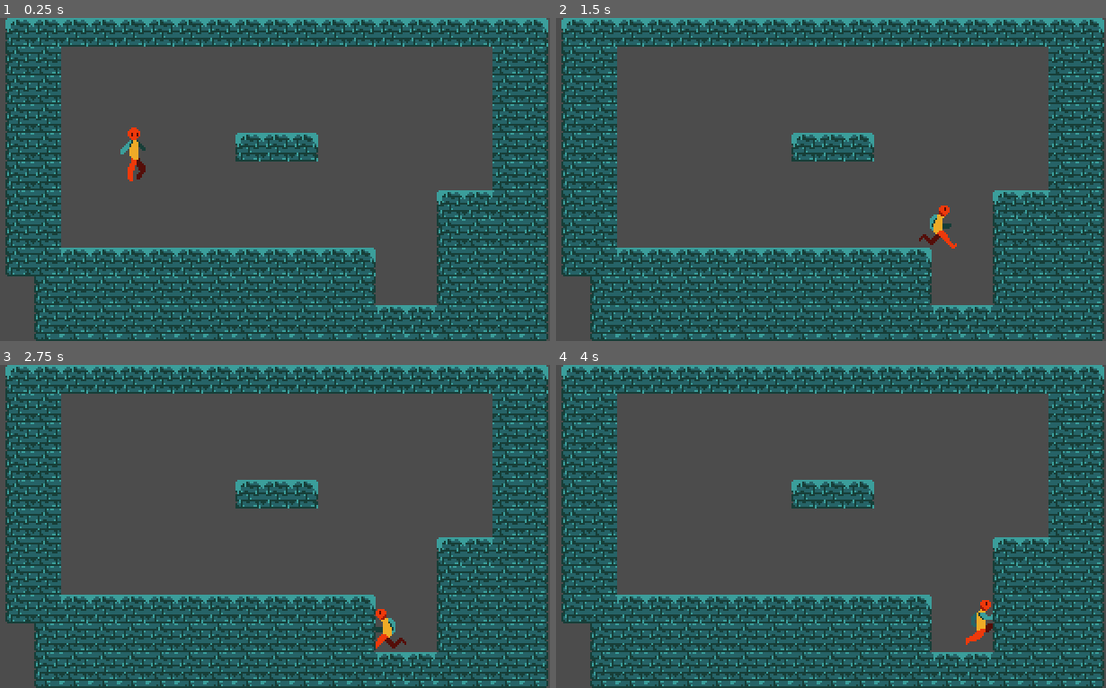
Above: before the commit, frames 1-4 (two rows, left to right).
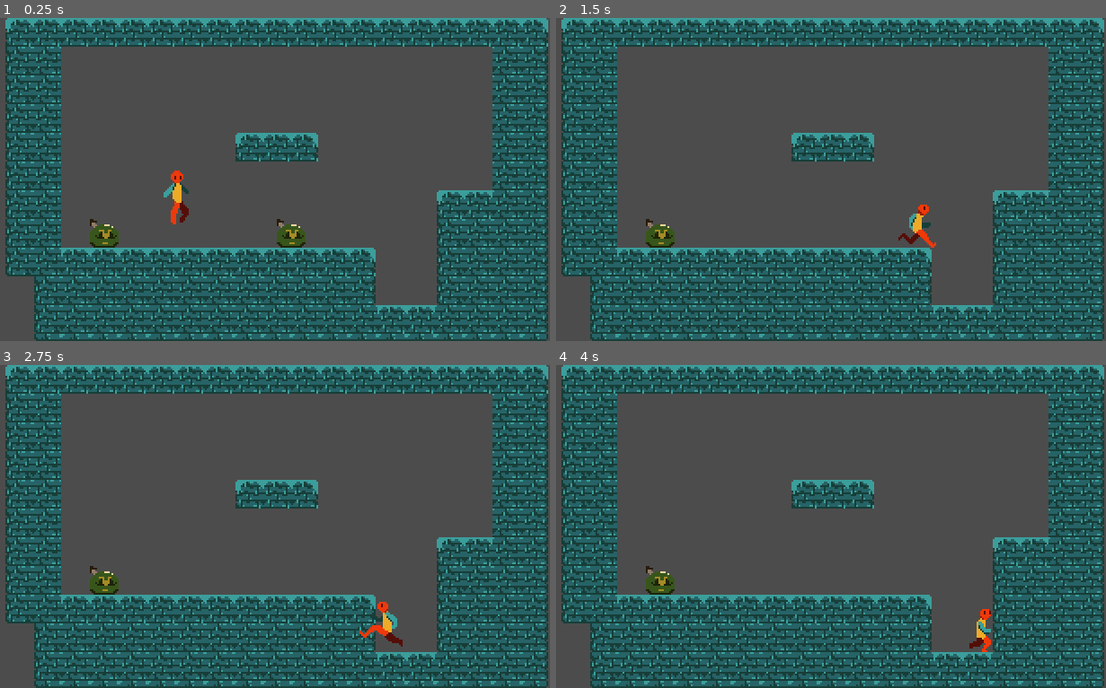
Above: after the commit, the same moments.

Repository: TheCursedMerchant/BlackBand
Game: Godot game, scene res://Scenes/World.tscn
The game is run twice, just before and just after one commit, with the same random seed, the same clock (stepped at 60 frames per second) and the same inputs.
Inputs:
- Up to frame 1 (0.25 s): no input
- Up to frame 2 (1.5 s): tap Enter (ui_accept) at 0.5, 0.6, 0.77, 1.07, 1.35 s; hold Right (ui_right) from 0.53 s (still down)
- Up to frame 3 (2.75 s): tap Enter (ui_accept) at 1.52, 1.82, 2.1 s; release Right (ui_right) at 2.03 s; hold Left (ui_left) from 2.03 s (still down)
- Up to frame 4 (4 s): release Left (ui_left) at 2.78 s; hold Right (ui_right) from 2.78 s (still down); tap Enter (ui_accept) at 2.85, 3.02, 3.32, 3.6, 3.77 s

The runs differ from the first frame. In frame 1, 1.4% of the frame differs, in the area x 16-56%, y 33-72%; in frame 2, 1.0%; in frame 3, 0.7%; in frame 4, 0.8%.

Commit message:
Added in shooting and an enemy that can be killed

Diff:
--- /dev/null
+++ b/BB_Project/Projectile.gd
@@ -0,0 +1,32 @@
+extends Area2D
+
+var speed = 200
+var damage = 5
+var creator = null
+
+func _process(delta):
+	var speed_x = 1
+	var speed_y = 0
+	var motion = Vector2(speed_x, speed_y) * speed
+	position += motion * delta
+
+func get_speed():
+	return speed
+
+func set_speed(var s):
+	speed = s
+
+func _on_VisibilityNotifier2D_screen_exited():
+	queue_free()
+
+func _on_Projectile_area_entered(area):
+	queue_free()
+	area.queue_free()
+
+
+func _on_Projectile_body_entered(body):
+	if(body != creator):
+		if(body.get("TYPE") == "ENEMY"):
+			body.currentHealth -= damage
+			print(str(body.currentHealth))
+		queue_free()
--- /dev/null
+++ b/BB_Project/Scenes/Player.tscn
@@ -0,0 +1,78 @@
+[gd_scene load_steps=17 format=2]
+
+[ext_resource path="res://Scripts/Player.gd" type="Script" id=1]
+[ext_resource path="res://Art Assets/Dummy-Animations/dummy-character.png" type="Texture" id=2]
+[ext_resource path="res://Art Assets/Dummy-Animations/dummy-walk-cycle1.png" type="Texture" id=3]
+[ext_resource path="res://Art Assets/Dummy-Animations/dummy-walk-cycle2.png" type="Texture" id=4]
+[ext_resource path="res://Art Assets/Dummy-Animations/dummy-walk-cycle3.png" type="Texture" id=5]
+[ext_resource path="res://Art Assets/Dummy-Animations/dummy-walk-cycle4.png" type="Texture" id=6]
+[ext_resource path="res://Art Assets/Dummy-Animations/dummy-walk-cycle5.png" type="Texture" id=7]
+[ext_resource path="res://Art Assets/Dummy-Animations/dummy-walk-cycle6.png" type="Texture" id=8]
+[ext_resource path="res://Art Assets/Dummy-Animations/dummy-walk-cycle7.png" type="Texture" id=9]
+[ext_resource path="res://Art Assets/Dummy-Animations/dummy-walk-cycle8.png" type="Texture" id=10]
+[ext_resource path="res://Art Assets/Dummy-Animations/dummy-jump2.png" type="Texture" id=11]
+[ext_resource path="res://Art Assets/Dummy-Animations/dummy-jump3.png" type="Texture" id=12]
+[ext_resource path="res://Art Assets/Dummy-Animations/dummy-jump4.png" type="Texture" id=13]
+[ext_resource path="res://Art Assets/Dummy-Animations/dummy-jump5.png" type="Texture" id=14]
+
+[sub_resource type="SpriteFrames" id=1]
+
+animations = [ {
+"frames": [ ExtResource( 2 ) ],
+"loop": true,
+"name": "Idle",
+"speed": 5.0
+}, {
+"frames": [ ExtResource( 3 ), ExtResource( 4 ), ExtResource( 5 ), ExtResource( 6 ), ExtResource( 7 ), ExtResource( 8 ), ExtResource( 9 ), ExtResource( 10 ) ],
+"loop": true,
+"name": "Run",
+"speed": 15.0
+}, {
+"frames": [ ExtResource( 11 ), ExtResource( 12 ) ],
+"loop": false,
+"name": "Jump",
+"speed": 5.0
+}, {
+"frames": [ ExtResource( 13 ), ExtResource( 14 ) ],
+"loop": false,
+"name": "Fall",
+"speed": 5.0
+} ]
+_sections_unfolded = [ "Resource" ]
+
+[sub_resource type="CapsuleShape2D" id=2]
+
+custom_solver_bias = 0.0
+radius = 4.0
+height = 22.0
+
+[node name="Player" type="KinematicBody2D"]
+
+input_pickable = false
+collision_layer = 1
+collision_mask = 1
+collision/safe_margin = 0.08
+script = ExtResource( 1 )
+_sections_unfolded = [ "Transform" ]
+
+[node name="Sprite" type="AnimatedSprite" parent="." index="0"]
+
+frames = SubResource( 1 )
+animation = "Idle"
+__meta__ = {
+"_edit_lock_": true
+}
+
+[node name="CollisionShape2D" type="CollisionShape2D" parent="." index="1"]
+
+position = Vector2( 0, 1 )
+shape = SubResource( 2 )
+_sections_unfolded = [ "Transform" ]
+__meta__ = {
+"_edit_lock_": true
+}
+
+[node name="Position2D" type="Position2D" parent="." index="2"]
+
+scale = Vector2( 0.9, 1 )
+_sections_unfolded = [ "Transform" ]
--- /dev/null
+++ b/BB_Project/Scenes/Slime.gd
@@ -0,0 +1,17 @@
+extends KinematicBody2D
+
+#Constant Statistics
+const MAX_HEALTH = 10
+const TYPE = "ENEMY"
+
+#Initialize health
+var currentHealth = MAX_HEALTH
+
+func _ready():
+	# Called when the node is added to the scene for the first time.
+	# Initialization here
+	pass
+
+func _physics_process(delta):
+	if(currentHealth <= 0):
+		queue_free()
--- /dev/null
+++ b/BB_Project/Scenes/Slime.tscn
@@ -0,0 +1,25 @@
+[gd_scene load_steps=4 format=2]
+
+[ext_resource path="res://Scenes/Slime.gd" type="Script" id=1]
+[ext_resource path="res://Art Assets/slime-enemy.png" type="Texture" id=2]
+
+[sub_resource type="RectangleShape2D" id=1]
+
+custom_solver_bias = 0.0
+extents = Vector2( 8, 8 )
+
+[node name="Slime" type="KinematicBody2D"]
+
+input_pickable = false
+collision_layer = 1
+collision_mask = 1
+collision/safe_margin = 0.08
+script = ExtResource( 1 )
+
+[node name="Sprite" type="Sprite" parent="." index="0"]
+
+texture = ExtResource( 2 )
+
+[node name="CollisionShape2D" type="CollisionShape2D" parent="." index="1"]
+
+shape = SubResource( 1 )
--- a/BB_Project/Scenes/SnowBrickTiles.tscn
+++ b/BB_Project/Scenes/SnowBrickTiles.tscn
@@ -11,7 +11,6 @@
 
 [node name="0" type="Sprite" parent="." index="0"]
 
-editor/display_folded = true
 texture = ExtResource( 1 )
 centered = false
 region_enabled = true
@@ -23,7 +22,6 @@
 
 [node name="StaticBody2D" type="StaticBody2D" parent="0" index="0"]
 
-editor/display_folded = true
 input_pickable = false
 collision_layer = 1
 collision_mask = 1
--- a/BB_Project/Scenes/World.tscn
+++ b/BB_Project/Scenes/World.tscn
@@ -1,84 +1,15 @@
-[gd_scene load_steps=18 format=2]
+[gd_scene load_steps=4 format=2]
 
-[ext_resource path="res://Scripts/Player.gd" type="Script" id=1]
-[ext_resource path="res://Art Assets/Dummy-Animations/dummy-character.png" type="Texture" id=2]
-[ext_resource path="res://Art Assets/Dummy-Animations/dummy-walk-cycle1.png" type="Texture" id=3]
-[ext_resource path="res://Art Assets/Dummy-Animations/dummy-walk-cycle2.png" type="Texture" id=4]
-[ext_resource path="res://Art Assets/Dummy-Animations/dummy-walk-cycle3.png" type="Texture" id=5]
-[ext_resource path="res://Art Assets/Dummy-Animations/dummy-walk-cycle4.png" type="Texture" id=6]
-[ext_resource path="res://Art Assets/Dummy-Animations/dummy-walk-cycle5.png" type="Texture" id=7]
-[ext_resource path="res://Art Assets/Dummy-Animations/dummy-walk-cycle6.png" type="Texture" id=8]
-[ext_resource path="res://Art Assets/Dummy-Animations/dummy-walk-cycle7.png" type="Texture" id=9]
-[ext_resource path="res://Art Assets/Dummy-Animations/dummy-walk-cycle8.png" type="Texture" id=10]
-[ext_resource path="res://Art Assets/Dummy-Animations/dummy-jump4.png" type="Texture" id=11]
-[ext_resource path="res://Art Assets/Dummy-Animations/dummy-jump5.png" type="Texture" id=12]
-[ext_resource path="res://Art Assets/Dummy-Animations/dummy-jump2.png" type="Texture" id=13]
-[ext_resource path="res://Art Assets/Dummy-Animations/dummy-jump3.png" type="Texture" id=14]
-[ext_resource path="res://Art Assets/Tilesets/SnowBrickTiles.tres" type="TileSet" id=15]
+[ext_resource path="res://Art Assets/Tilesets/SnowBrickTiles.tres" type="TileSet" id=1]
+[ext_resource path="res://Scenes/Player.tscn" type="PackedScene" id=2]
+[ext_resource path="res://Scenes/Slime.tscn" type="PackedScene" id=3]
 
-[sub_resource type="SpriteFrames" id=1]
+[node name="World" type="Node"]
 
-animations = [ {
-"frames": [ ExtResource( 2 ) ],
-"loop": true,
-"name": "Idle",
-"speed": 5.0
-}, {
-"frames": [ ExtResource( 3 ), ExtResource( 4 ), ExtResource( 5 ), ExtResource( 6 ), ExtResource( 7 ), ExtResource( 8 ), ExtResource( 9 ), ExtResource( 10 ) ],
-"loop": true,
-"name": "Run",
-"speed": 15.0
-}, {
-"frames": [ ExtResource( 11 ), ExtResource( 12 ) ],
-"loop": false,
-"name": "Fall",
-"speed": 5.0
-}, {
-"frames": [ ExtResource( 13 ), ExtResource( 14 ) ],
-"loop": false,
-"name": "Jump",
-"speed": 5.0
-} ]
-_sections_unfolded = [ "Resource" ]
-
-[sub_resource type="CapsuleShape2D" id=2]
-
-custom_solver_bias = 0.0
-radius = 4.0
-height = 22.0
-
-[node name="World" type="Node" index="0"]
-
-[node name="Player" type="KinematicBody2D" parent="." index="0"]
-
-position = Vector2( 88, 56 )
-input_pickable = false
-collision_layer = 1
-collision_mask = 1
-collision/safe_margin = 0.08
-script = ExtResource( 1 )
-
-[node name="Sprite" type="AnimatedSprite" parent="Player" index="0"]
-
-frames = SubResource( 1 )
-animation = "Idle"
-__meta__ = {
-"_edit_lock_": true
-}
-
-[node name="CollisionShape2D" type="CollisionShape2D" parent="Player" index="1"]
-
-position = Vector2( 0, 1 )
-shape = SubResource( 2 )
-_sections_unfolded = [ "Transform" ]
-__meta__ = {
-"_edit_lock_": true
-}
-
-[node name="TileMap" type="TileMap" parent="." index="1"]
+[node name="TileMap" type="TileMap" parent="." index="0"]
 
 mode = 0
-tile_set = ExtResource( 15 )
+tile_set = ExtResource( 1 )
 cell_size = Vector2( 16, 16 )
 cell_quadrant_size = 16
 cell_custom_transform = Transform2D( 1, 0, 0, 1, 0, 0 )
@@ -95,3 +26,15 @@
 format = 1
 tile_data = PoolIntArray( 1, 0, 0, 2, 1, 0, 3, 1, 0, 4, 1, 0, 5, 1, 0, 6, 1, 0, 7, 1, 0, 8, 1, 0, 9, 1, 0, 10, 1, 0, 11 …(1540 unchanged characters)…
 _sections_unfolded = [ "Cell" ]
+
+[node name="Player" parent="." index="1" instance=ExtResource( 2 )]
+
+position = Vector2( 112, 80 )
+
+[node name="Slime" parent="." index="2" instance=ExtResource( 3 )]
+
+position = Vector2( 176, 120 )
+
+[node name="Slime2" parent="." index="3" instance=ExtResource( 3 )]
+
+position = Vector2( 72, 120 )
--- /dev/null
+++ b/BB_Project/Scenes/projectile_scene.tscn
@@ -0,0 +1,38 @@
+[gd_scene load_steps=4 format=2]
+
+[ext_resource path="res://Projectile.gd" type="Script" id=1]
+[ext_resource path="res://Art Assets/test_projectile.png" type="Texture" id=2]
+
+[sub_resource type="RectangleShape2D" id=1]
+
+custom_solver_bias = 0.0
+extents = Vector2( 2, 2 )
+
+[node name="Projectile" type="Area2D" index="0"]
+
+input_pickable = true
+gravity_vec = Vector2( 0, 1 )
+gravity = 98.0
+linear_damp = 0.1
+angular_damp = 1.0
+audio_bus_override = false
+audio_bus_name = "Master"
+script = ExtResource( 1 )
+
+[node name="Sprite" type="Sprite" parent="." index="0"]
+
+texture = ExtResource( 2 )
+
+[node name="CollisionShape2D" type="CollisionShape2D" parent="." index="1"]
+
+shape = SubResource( 1 )
+
+[node name="VisibilityNotifier2D" type="VisibilityNotifier2D" parent="." index="2"]
+
+rect = Rect2( -10, -10, 20, 20 )
+
+[connection signal="area_entered" from="." to="." method="_on_Projectile_area_entered"]
+
+[connection signal="body_entered" from="." to="." method="_on_Projectile_body_entered"]
+
+[connection signal="screen_exited" from="VisibilityNotifier2D" to="." method="_on_VisibilityNotifier2D_screen_exited"]
--- a/BB_Project/Scripts/Player.gd
+++ b/BB_Project/Scripts/Player.gd
@@ -7,9 +7,26 @@
 const GRAVITY = 10
 const UP = Vector2(0,-1)
 const ACCELERATION = 50
+const PROJECTILE_SPEED = 200
+
+#Projectile
+const PROJECTILE_SCENE = preload("res://Scenes/projectile_scene.tscn")
+var timer = null
+var cooldown = .5
+var can_shoot = true
 
 #Properties
 var motion = Vector2()
+
+func _ready():
+	timer = Timer.new()
+	timer.set_one_shot(true)
+	timer.set_wait_time(cooldown)
+	timer.connect("timeout", self, "on_timeout_complete")
+	add_child(timer)
+
+	set_process_input(true)
+	set_process(true)
 
 func _physics_process(delta):
 
@@ -51,6 +68,36 @@
 	#Apply Motion changes
 	motion = move_and_slide(motion, UP)
 
-#
+	#Shooting logic
+	if Input.is_action_just_pressed("ui_accept") && can_shoot:
+		_shoot()
+		can_shoot = false
+		timer.start()
+
+	#print(str(timer.get_time_left()))
+
 	#Read documentation on GD functions
 	pass
+
+#Shooting
+func _shoot():
+
+		#Add the projectile to the scene
+		var projectile = PROJECTILE_SCENE.instance(0)
+		projectile.creator = self
+		get_parent().add_child(projectile)
+
+		#Setting projectile direction based on facing direction
+		if($Sprite.flip_h):
+			projectile.set_speed(-PROJECTILE_SPEED)
+		else:
+			projectile.set_speed(PROJECTILE_SPEED)
+
+		#Sets projectile position relative to the global position not the parent position
+		projectile.position = get_node("Position2D").global_position
+
+
+
+#When wait time is completed do this
+func on_timeout_complete():
+	can_shoot = true
Binary file added: BB_Project/Art Assets/slime-enemy.png
Not shown, added: BB_Project/Art Assets/slime-enemy.png.import
Binary file added: BB_Project/Art Assets/test_projectile.png
Not shown, added: BB_Project/Art Assets/test_projectile.png.import
